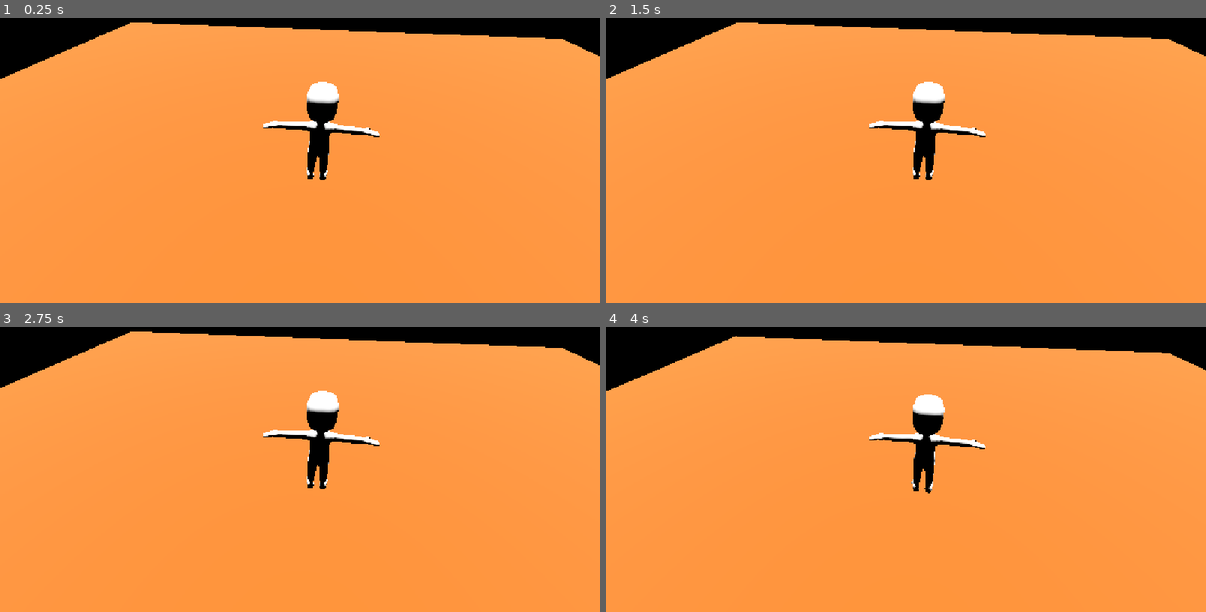
Above: before the commit, frames 1-4 (two rows, left to right).
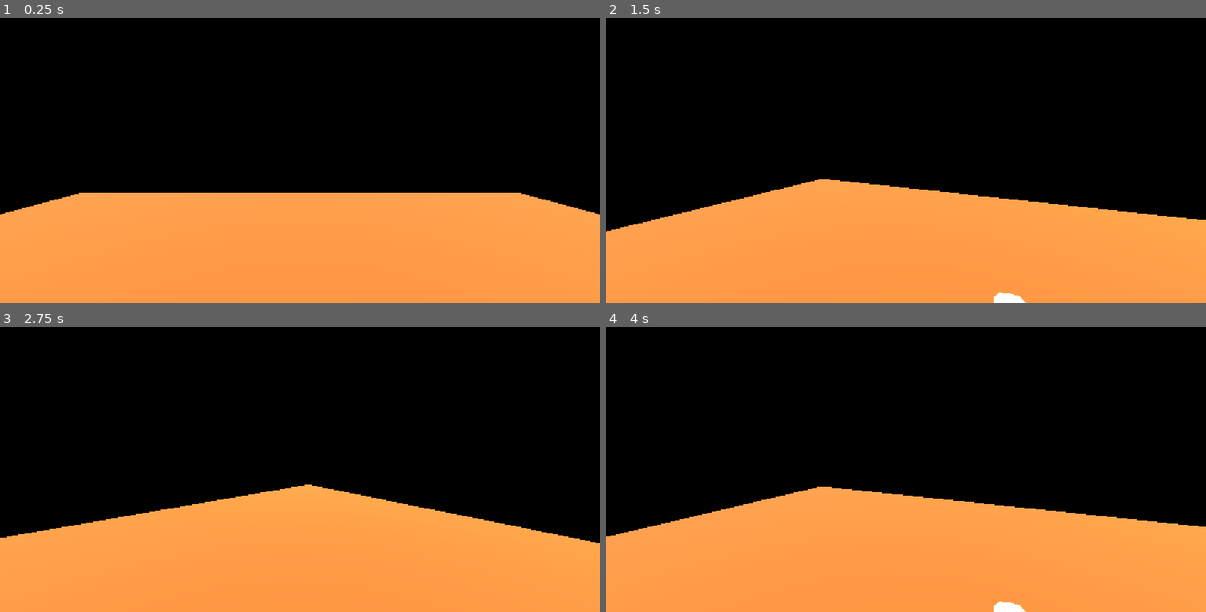
Above: after the commit, the same moments.

Repository: AngeloAliCapuzzoHojaji/base-project
Game: Godot game, scene res://Main.tscn
The game is run twice, just before and just after one commit, with the same random seed, the same clock (stepped at 60 frames per second) and the same inputs.
Inputs:
- Up to frame 1 (0.25 s): no input
- Up to frame 2 (1.5 s): tap Enter at 0.5 s; hold D (TurnRight) 0.53-1.28 s; tap Space at 1.25 s; hold S (MoveBackwards) from 1.28 s (still down)
- Up to frame 3 (2.75 s): release S (MoveBackwards) at 2.03 s; hold D (TurnRight) from 2.03 s (still down)
- Up to frame 4 (4 s): release D (TurnRight) at 2.78 s; hold W (MoveForward) 2.78-3.53 s; hold A (TurnLeft) from 3.53 s (still down)

The runs differ from the first frame. In frame 1, 55% of the frame differs, in the area x 0-100%, y 1-69%; in frame 2, 57%; in frame 3, 58%, in the area x 0-100%, y 1-76%; in frame 4, 55%.

Commit message:
Updates Movement and Rotation
Added backwards movement and camera rotation

Diff:
--- a/Projects/angelo-learning-project/Main.tscn
+++ b/Projects/angelo-learning-project/Main.tscn
@@ -49,9 +49,9 @@
 shape = SubResource("CapsuleShape3D_72k3j")
 
 [node name="Camera3D" type="Camera3D" parent="Person" unique_id=639049600]
-transform = Transform3D(-0.99272895, 0.080847934, -0.08917894, -0.0002980197, 0.7392119, 0.67347294, 0.120371014, 0.66860265, -0.7338129, 0, 6.697301, -5.138008)
+transform = Transform3D(-1, 0, 8.742278e-08, 0, 1, 0, -8.742278e-08, 0, -1, 0, 3.384513, 0.08759117)
 script = ExtResource("3_r0du0")
-TurnRate = 2
+TurnRate = 20
 
 [node name="WorldEnvironment" type="WorldEnvironment" parent="." unique_id=186638864]
 environment = SubResource("Environment_72k3j")
--- a/Projects/angelo-learning-project/camera_3d.gd
+++ b/Projects/angelo-learning-project/camera_3d.gd
@@ -4,4 +4,6 @@
 
 func _input(event):
 	if event.is_action_pressed("TurnLeft"):
-		self.transform.basis.x += Vector3(TurnRate, 0, 0)
+		rotate_object_local(Vector3.UP, TurnRate)
+	if event.is_action_pressed("TurnRight"):
+		rotate_object_local(Vector3.DOWN, TurnRate)
--- a/Projects/angelo-learning-project/person.gd
+++ b/Projects/angelo-learning-project/person.gd
@@ -15,3 +15,7 @@
 		velocity += camera.transform.basis.z * -acceleration
 		velocity.y = 0
 		print("%v", velocity)
+	if event.is_action_pressed("MoveBackwards"):
+		velocity += camera.transform.basis.z * acceleration
+		velocity.y = 0
+		print("%v", velocity)
